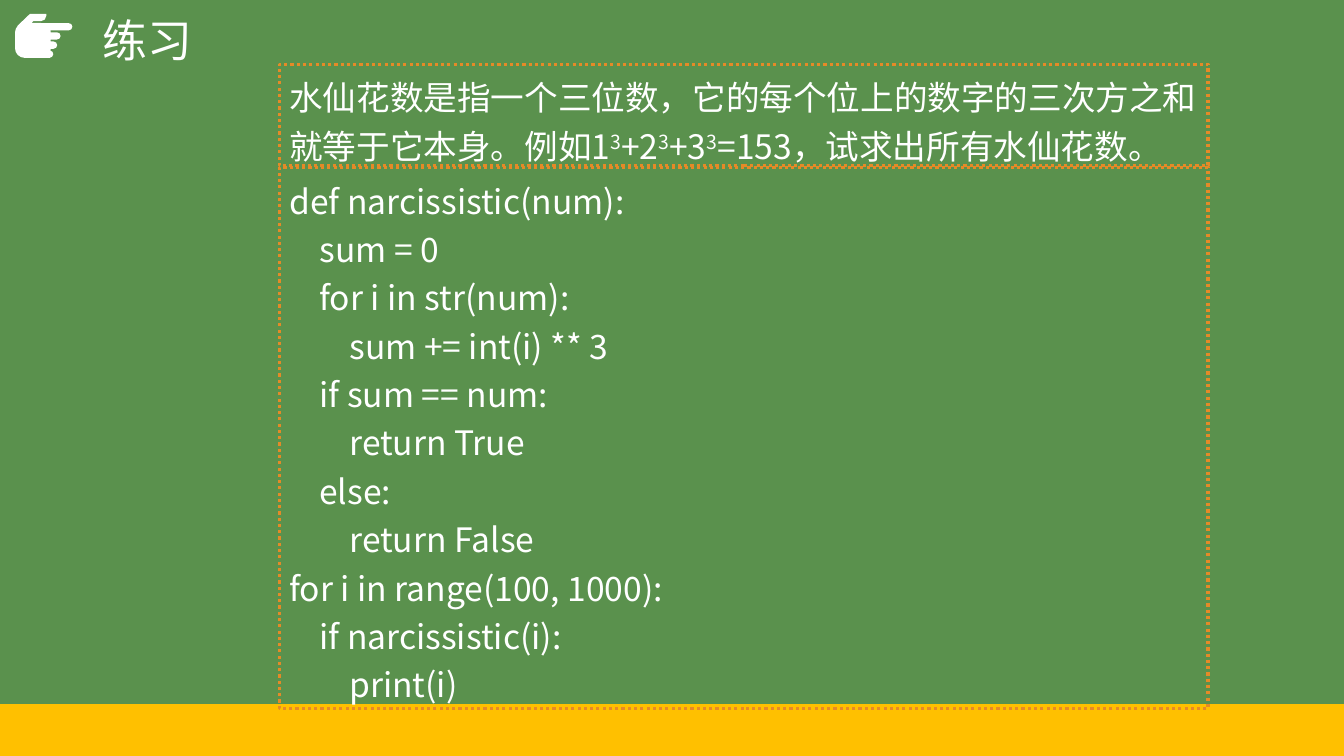
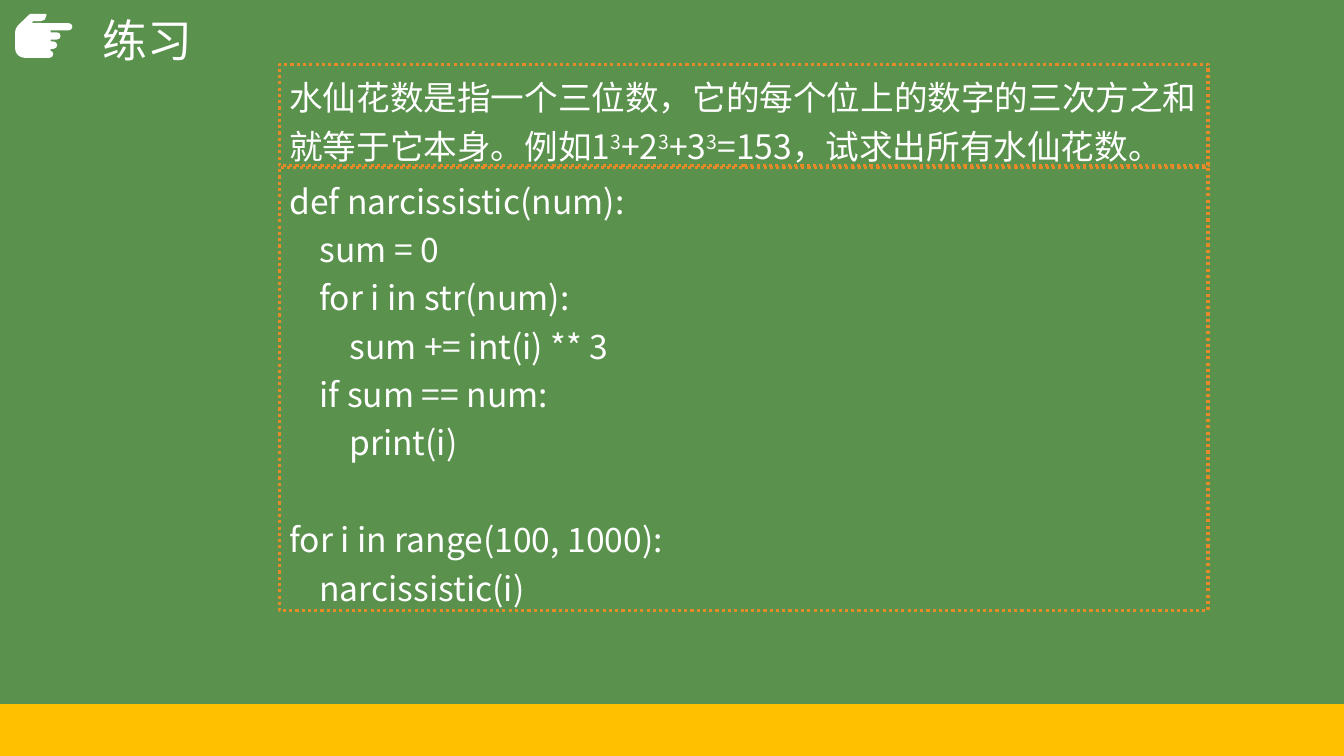
Before and after one commit to hongm32/2020design, a slide deck: slide 13 of 【第07-08课】2.4可以复用的代码/【第08课】第2单元编程计算.pptx. Drawn at 1344x756 pixels with LibreOffice and Linux fonts; fonts in the diff are those of the drawing. Boxes give left, top, right and bottom in pixels: in the first picture for what was removed or moved away, otherwise in the second. Text is boxed around its words. In the diff, an @@ line names an element or a change of style, - is before the commit and + after.

```diff
--- a/【第07-08课】2.4可以复用的代码/【第08课】第2单元编程计算.pptx
+++ b/【第07-08课】2.4可以复用的代码/【第08课】第2单元编程计算.pptx
@@ rectangle "def narcissistic(num):": place and size @@
-rectangle "def narcissistic(num):" at (279,167,1208,709)
+rectangle "def narcissistic(num):" at (279,167,1208,611)
@@ text in rectangle at (349,427,457,463): text changed @@
-return True
-else:
-return False
+print(i)
@@ text in rectangle at (319,573,524,610): text changed @@
-if narcissistic(i):
-print(i)
+narcissistic(i)
```
Also in this commit, not shown: 9 other files.
